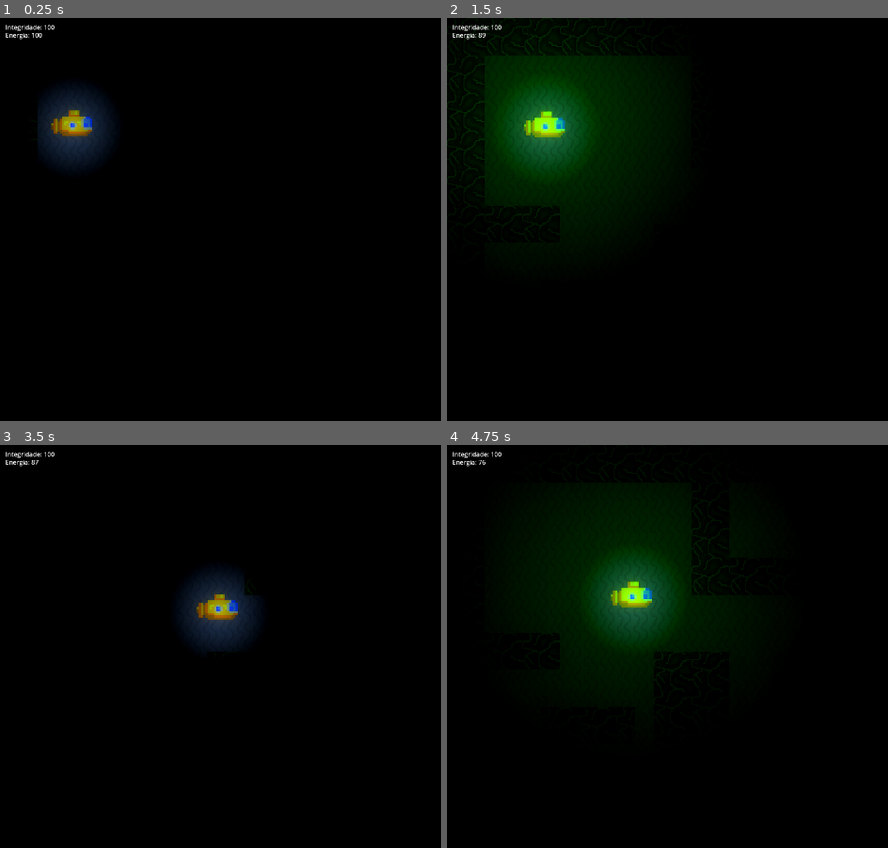
Above: before the commit, frames 1-4 (two rows, left to right).
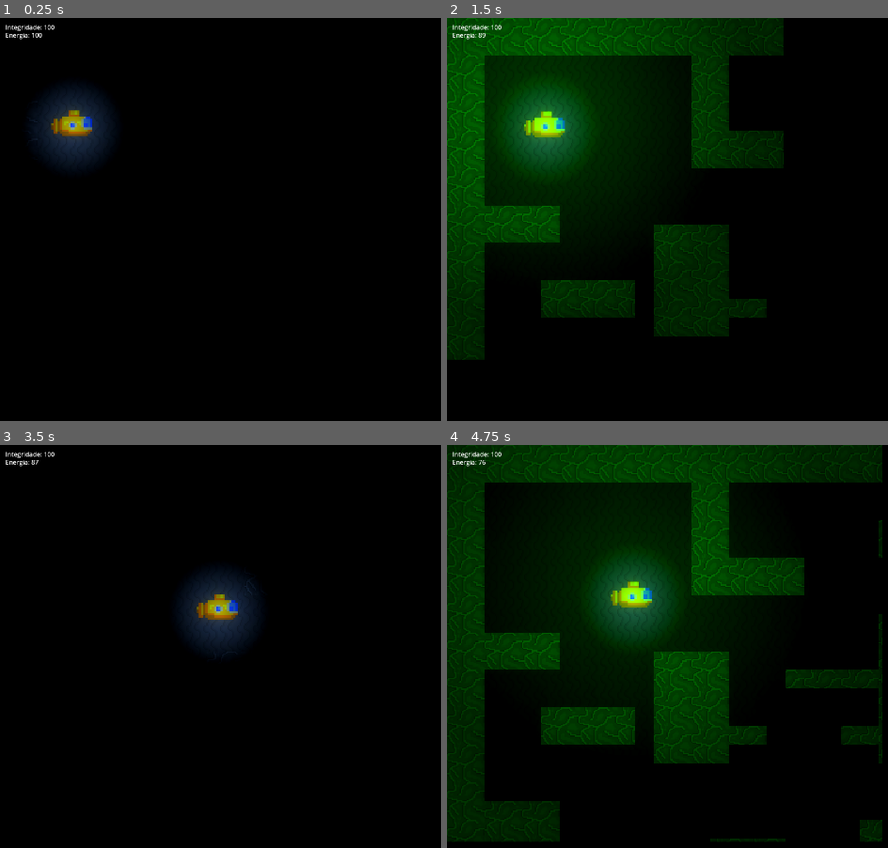
Above: after the commit, the same moments.

Repository: LitheFulminare/subechoXP3
Game: Godot game, scene res://Scenes/Layouts/Main 1.tscn
Same seed, same stepped clock (60 frames per second), same inputs: the game is played once before the commit and once after it.
Inputs:
- Up to frame 1 (0.25 s): no input
- Up to frame 2 (1.5 s): tap Enter at 0.5 s; hold D (Right) 0.53-1.28 s; hold F (Sonar) 0.53-1.28 s; hold S (Down) from 1.28 s (still down); tap F (Sonar) at 1.35 s
- Up to frame 3 (3.5 s): release S (Down) at 2.03 s; hold D (Right) 2.03-2.78 s; hold F (Sonar) 2.03-2.78 s; hold W (Up) from 2.78 s (still down); tap F (Sonar) at 2.85 s
- Up to frame 4 (4.75 s): release W (Up) at 3.53 s; hold F (Sonar) 3.53-4.28 s; hold A (Left) from 3.53 s (still down); tap F (Sonar) at 4.35 s

The runs differ from the first frame. In frame 1, less than 0.1% of the frame differs, in the area x 6-9%, y 20-31%; in frame 2, 25%; in frame 3, less than 0.1%; in frame 4, 33%, in the area x 0-99%, y 0-99%.

Commit message:
Update Main 1.tscn

Diff:
--- a/Scenes/Layouts/Main 1.tscn
+++ b/Scenes/Layouts/Main 1.tscn
@@ -38,7 +38,6 @@
 sources/0 = SubResource("TileSetAtlasSource_3e0e8")
 
 [sub_resource type="CanvasItemMaterial" id="CanvasItemMaterial_fk0it"]
-blend_mode = 3
 light_mode = 2
 
 [sub_resource type="Gradient" id="Gradient_gq56k"]
